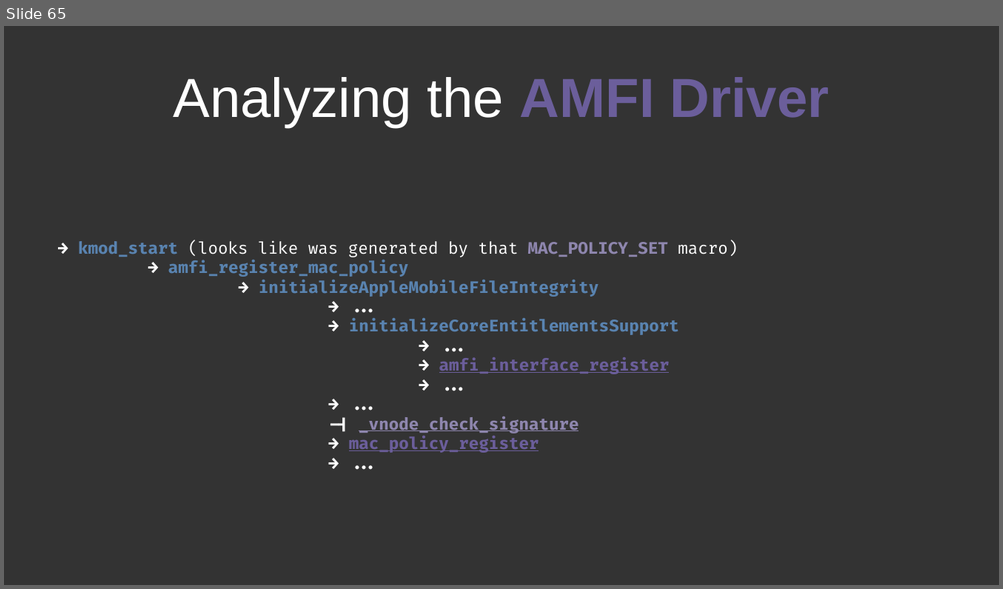
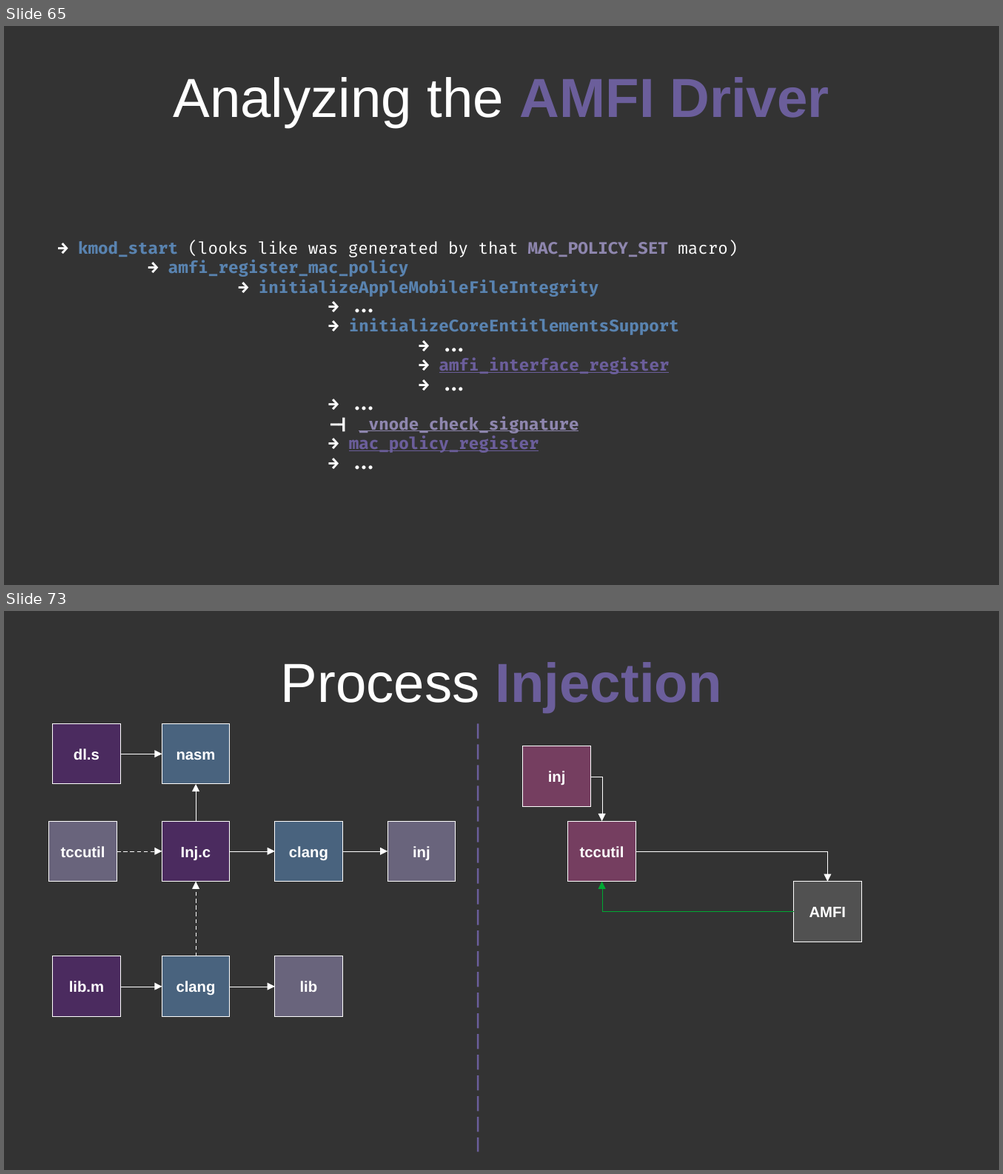
Before and after one commit to 0x0000z3r0/amfi, a slide deck: osx_amfi.odp. Shown one above the other, each under a label of ours: slide 65 before the commit, slides 65 and 73 after it; the slides between them are not shown. The pictures are 1003x589 and 1003x1174 pixels, drawn with LibreOffice and Linux fonts; fonts in the diff are those of the drawing. Boxes give left, top, right and bottom in pixels: in the first picture for what was removed or moved away, otherwise in the second. Text is boxed around its words. In the diff, an @@ line names an element or a change of style, - is before the commit and + after.

```diff
--- a/osx_amfi.odp
+++ b/osx_amfi.odp
@@ slide 73 added at (4, 611, 999, 1170), background #333333 @@
@@ title added at (281, 662, 722, 712), 44 pt, text #6B5E9B, bold @@
+Process Injection
@@ rectangle added at (53, 723, 120, 784), fill #5B277D at 60% opacity, outline #FFFFFF 0 pt, 12 pt, text #FFFFFF, bold @@
+dl.s
@@ rectangle added at (162, 723, 230, 784), fill #5983B0 at 60% opacity, outline #FFFFFF 0 pt, 12 pt, text #FFFFFF, bold @@
+nasm
@@ line added from (478, 723) to (478, 1153), #6B5E9B 1.5 pt dashed @@
@@ elbow arrow added from (120, 754) to (162, 755), #FFFFFF 0 pt @@
@@ rectangle added at (523, 746, 591, 807), fill #A1467E at 60% opacity, outline #FFFFFF 0 pt, 12 pt, text #FFFFFF, bold @@
+inj
@@ elbow arrow added from (196, 821) to (196, 784), #FFFFFF 0 pt @@
@@ elbow arrow added from (591, 776) to (603, 821), #FFFFFF 0 pt @@
@@ rectangle added at (49, 821, 116, 882), fill #8E86AE at 60% opacity, outline #FFFFFF 0 pt, 12 pt, text #FFFFFF, bold @@
+tccutil
@@ rectangle added at (162, 821, 230, 882), fill #5B277D at 60% opacity, outline #FFFFFF 0 pt, 12 pt, text #FFFFFF, bold @@
+Inj.c
@@ rectangle added at (275, 821, 342, 882), fill #5983B0 at 60% opacity, outline #FFFFFF 0 pt, 12 pt, text #FFFFFF, bold @@
+clang
@@ rectangle added at (387, 821, 455, 882), fill #8E86AE at 60% opacity, outline #FFFFFF 0 pt, 12 pt, text #FFFFFF, bold @@
+inj
@@ rectangle added at (568, 821, 636, 882), fill #A1467E at 60% opacity, outline #FFFFFF 0 pt, 12 pt, text #FFFFFF, bold @@
+tccutil
@@ elbow arrow added from (116, 851) to (162, 852), #FFFFFF 0 pt dashed @@
@@ elbow arrow added from (230, 851) to (275, 852), #FFFFFF 0 pt @@
@@ elbow arrow added from (342, 851) to (387, 852), #FFFFFF 0 pt @@
@@ elbow arrow added from (636, 851) to (828, 882), #FFFFFF 0 pt @@
@@ elbow arrow added from (196, 957) to (196, 882), #FFFFFF 0 pt dashed @@
@@ elbow arrow added from (794, 912) to (601, 882), #00A933 0 pt @@
@@ rectangle added at (794, 882, 862, 943), fill #666666 at 60% opacity, outline #FFFFFF 0 pt, 12 pt, text #FFFFFF, bold @@
+AMFI
@@ rectangle added at (53, 957, 120, 1017), fill #5B277D at 60% opacity, outline #FFFFFF 0 pt, 12 pt, text #FFFFFF, bold @@
+lib.m
@@ rectangle added at (162, 957, 230, 1017), fill #5983B0 at 60% opacity, outline #FFFFFF 0 pt, 12 pt, text #FFFFFF, bold @@
+clang
@@ rectangle added at (275, 957, 342, 1017), fill #8E86AE at 60% opacity, outline #FFFFFF 0 pt, 12 pt, text #FFFFFF, bold @@
+lib
@@ elbow arrow added from (120, 986) to (162, 988), #FFFFFF 0 pt @@
@@ elbow arrow added from (230, 986) to (275, 988), #FFFFFF 0 pt @@
```
Also in this commit, not shown: 2 slides changed, 9 other slides added, 6 other files.
